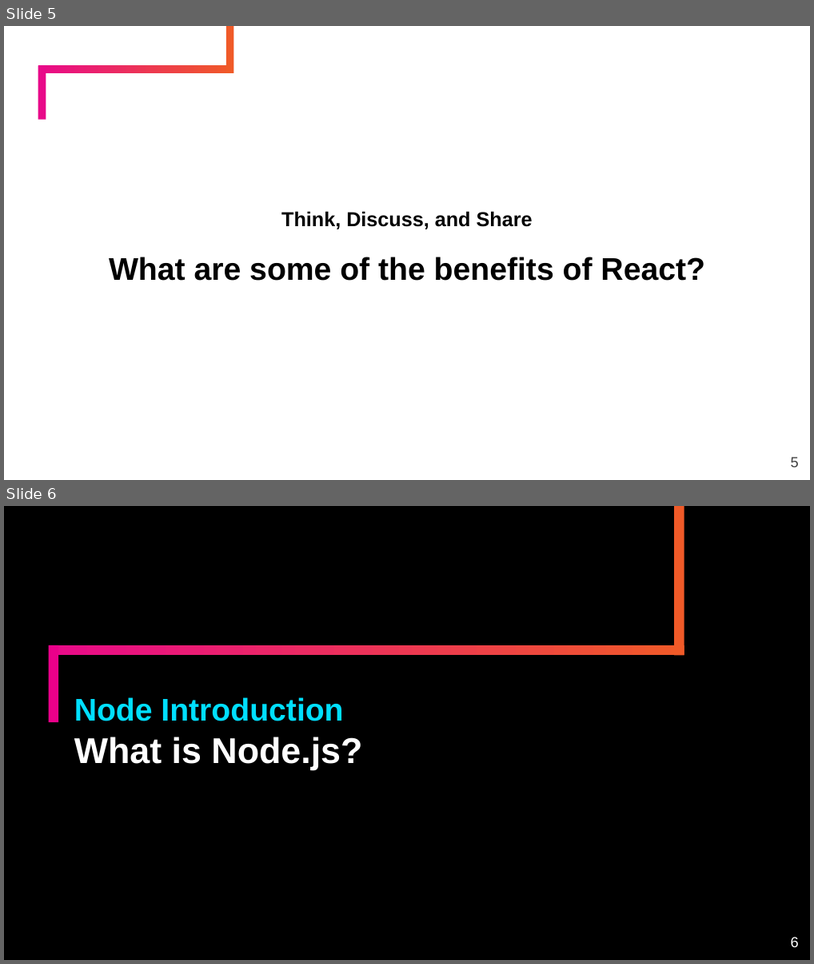
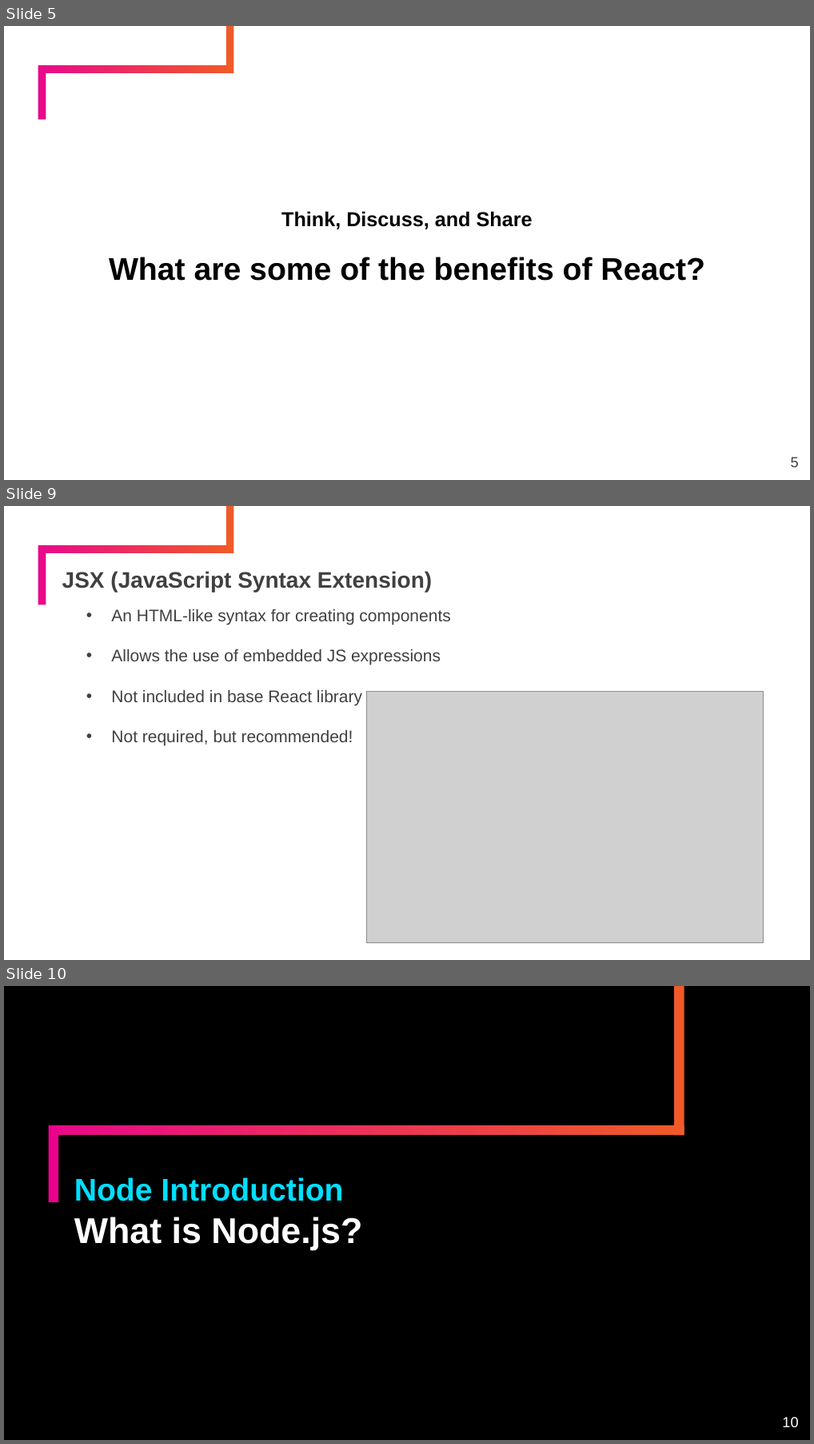
Before and after one commit to timmkellogg/ntg-react-fundamentals-session-2, a slide deck: day-2/slides/ppt/Node Introduction.pptx. Shown one above the other, each under a label of ours: slides 5 and 6 before the commit, slides 5, 9 and 10 after it; the slides between them are not shown. The pictures are 814x964 and 814x1444 pixels, drawn with LibreOffice and Linux fonts; fonts in the diff are those of the drawing; grey boxes stand for pictures; background and template pictures are left out. Boxes give left, top, right and bottom in pixels: in the first picture for what was removed or moved away, otherwise in the second. Text is boxed around its words. In the diff, an @@ line names an element or a change of style, - is before the commit and + after.

```diff
--- a/day-2/slides/ppt/Node Introduction.pptx
+++ b/day-2/slides/ppt/Node Introduction.pptx
@@ slide 9 added at <box>4,506,810,960</box>, background #FFFFFF; not listed: 2 template elements that a slide beside it also shows @@
@@ rectangle added at <box>38,546,46,604</box>, fill #E80A89 @@
@@ title added at <box>62,571,432,592</box>, 20 pt, text #404040, bold @@
+JSX (JavaScript Syntax Extension)
@@ subtitle added at <box>111,608,450,746</box>, 15 pt, text #404040 @@
+• An HTML-like syntax for creating components
+• Allows the use of embedded JS expressions
+• Not included in base React library
+• Not required, but recommended!
@@ picture added at <box>367,692,764,942</box> @@
@@ what was slide 6 is now slide 10 @@
@@ page number at <box>782,1416,798,1427</box>: text changed @@
-6
+10
```
Also in this commit, not shown: 1 slide changed, 3 other slides added, 1 other file.
